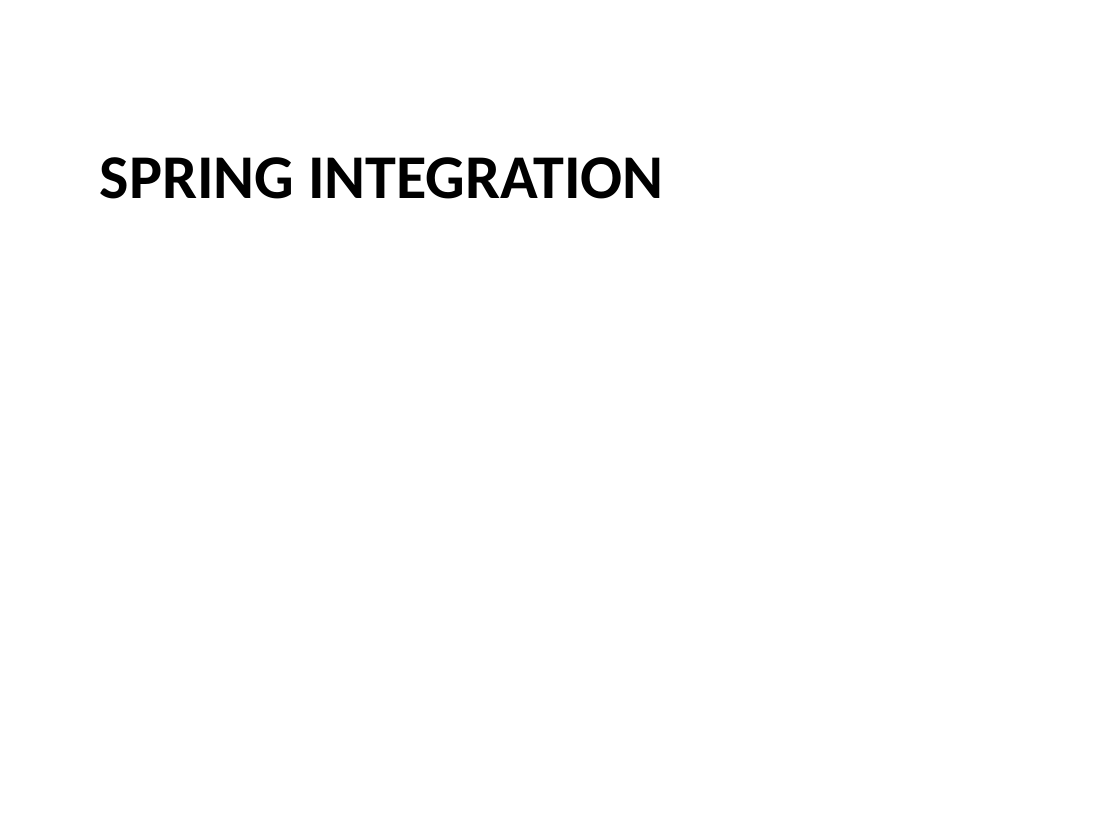
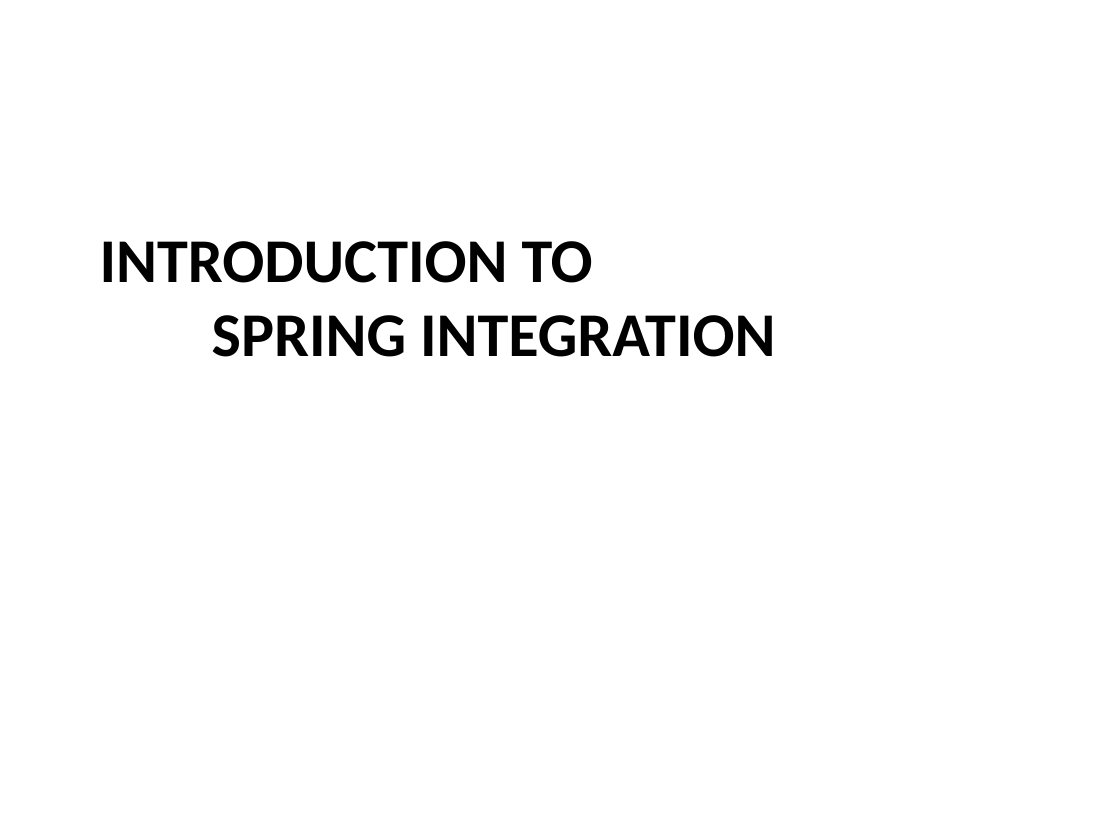
Before and after one commit to phuongtt2a/cafe, a slide deck: slide 1 of cafe/docs/Spring_Integration.pptx. Drawn at 1120x840 pixels with LibreOffice and Linux fonts; fonts in the diff are those of the drawing. Boxes give left, top, right and bottom in pixels: in the first picture for what was removed or moved away, otherwise in the second. Text is boxed around its words. In the diff, an @@ line names an element or a change of style, - is before the commit and + after.

Commit message:
Updated document

```diff
--- a/cafe/docs/Spring_Integration.pptx
+++ b/cafe/docs/Spring_Integration.pptx
@@ title at [100, 241, 775, 357]: text changed @@
-SPRING INTEGRATION
+INTRODUCTION TO
+SPRING INTEGRATION
```
